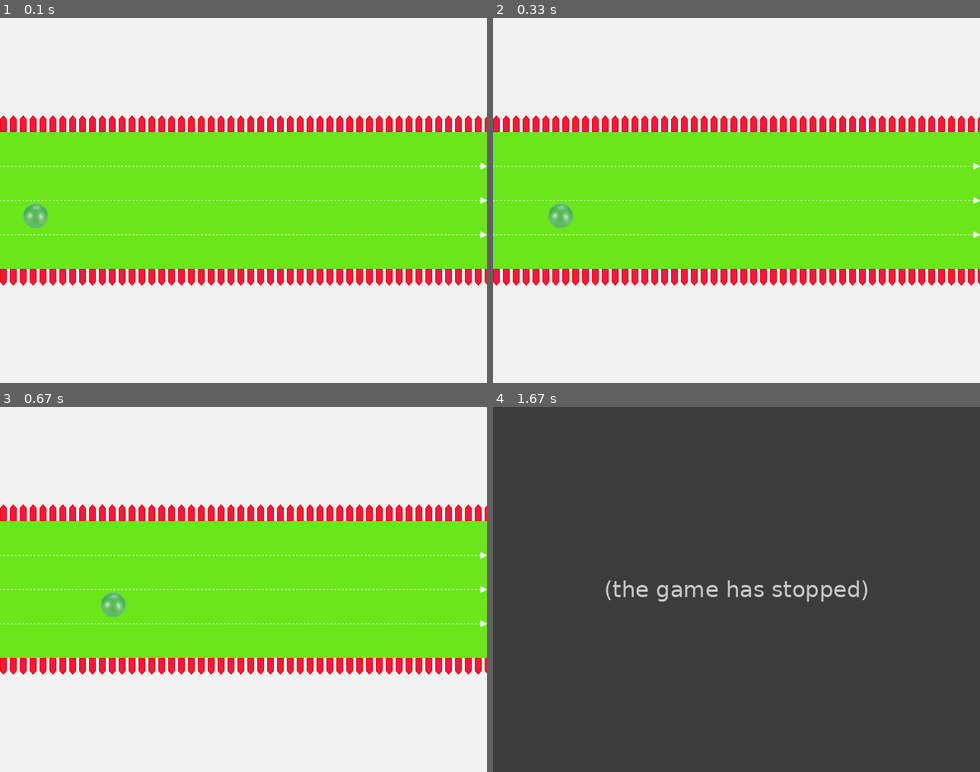
Above: before the commit, frames 1-4 (two rows, left to right).
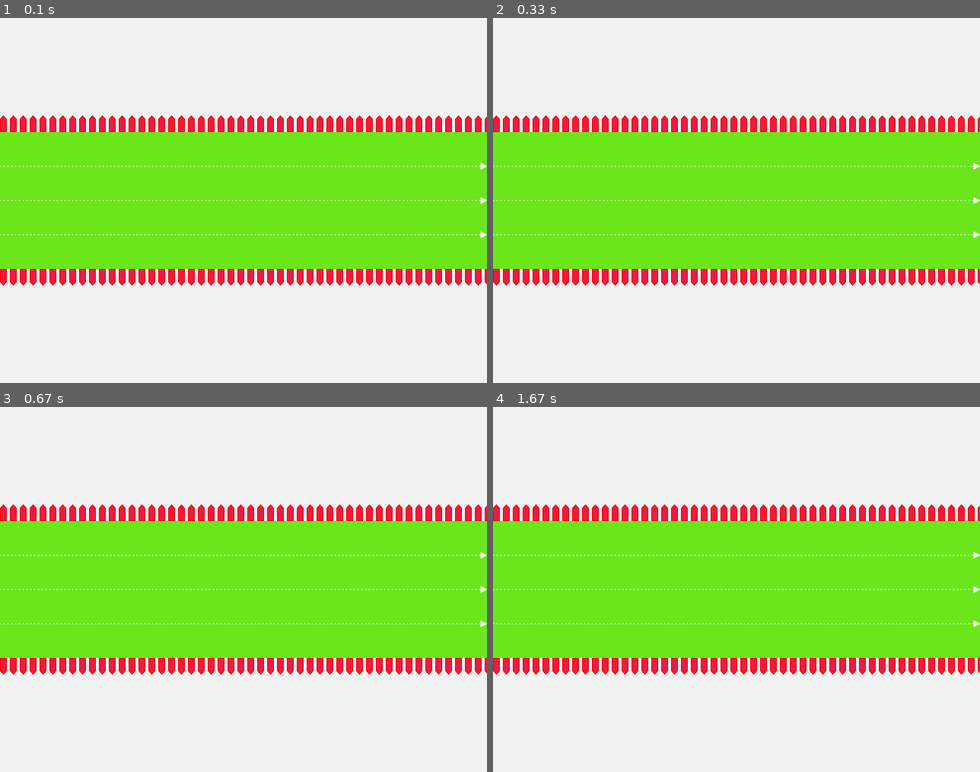
Above: after the commit, the same moments.

Repository: mikead79/carreraTortugas
Game: pygame game, started from carreraConPygame.py
Same seed, same stepped clock (60 frames per second), same inputs: the game is played once before the commit and once after it.
Inputs:
- Up to frame 1 (0.1 s): no input
- Up to frame 2 (0.33 s): no input
- Up to frame 3 (0.67 s): no input
- Up to frame 4 (1.67 s): no input

The runs differ from the first frame. In frame 1, 0.3% of the frame differs, in the area x 4-10%, y 50-58%; in frame 2, 0.3%; in frame 3, 0.3%; in frame 4, 100%, in the area x 0-100%, y 0-100%.
Before the commit the program exited at 1.27 s; later frames show no game.

Commit message:
La etapa de creare la pantalla de carrera de tortugas con pygame

Diff:
--- a/carreraConPygame.py
+++ b/carreraConPygame.py
@@ -1,35 +1,25 @@
-import pygame
-import sys
+import pygame, sys
 
 class Game():
-    corredores = []
+    runners = []
+    __startLine = 20
+    __finishLine = 620
 
     def __init__(self):
         self.__screen = pygame.display.set_mode((640, 480))
+        self.__background = pygame.image.load("images/background.png")
         pygame.display.set_caption("Carrera de bichos")
-        self.background = pygame.image.load("images/background.png")
-
-        self.runner = pygame.image.load("images/smallball.png")
 
     def competir(self):
-        x =  0
-        hayGanador = False
-
-        while not hayGanador:
+        gameOver = False
+        while not gameOver:
             for event in pygame.event.get():
                 if event.type == pygame.QUIT:
-                    pygame.quit()
-                    sys.exit()
-            self.__screen.blit(self.background, (0, 0))
-            self.__screen.blit(self.runner, (x, 240))
+                    gameOver = True
+            self.__screen.blit(self.__background, (0,0))
             pygame.display.flip()
 
-            x += 3
-            if x >= 240:
-                hayGanador = True
-        pygame.quit()
-        sys.exit()
 if __name__ == "__main__":
+    game = Game()
     pygame.init()
-    game = Game()
     game.competir()
